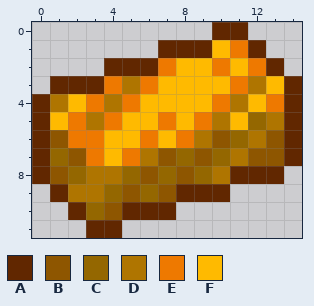
One commit to this pixel-art sprite: Items/ZemmeliteBar.png. Above is the file before it was changed.
The file is 30x24 pixels, drawn in blocks of 2x2; one block is one cell here. Colours within 5 levels of each other are drawn and written as one.
Palette (. is transparent): A #612700  B #8e5600  C #946700  D #af7500  E #ee7900  F #ffba00
New version:
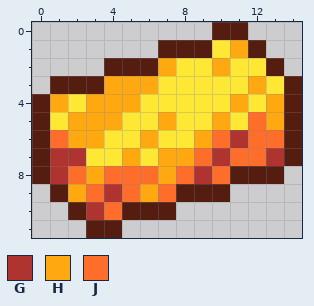
Colours new in this view: G #af332e  H #ffa810  J #ff6d2b
What changed:
colour A: #612700 -> #551c10
colour F: #ffba00 -> #ffe833
Changed rows in their new state; - is a pixel that keeps its letter.
first column x 1:
 1 ----------H--
 2 ------H--H-F-
 3 ---HHH----FH-
 4 H-HHH----FH-H
 5 -HHH--H-FH-JH
 6 JHH--H-FHJGJJ
 7 GGF-HFHHJGJJG
 8 GJHJJJHJGJ---
 9 -HJGJHJ------
10 --GJ---------
